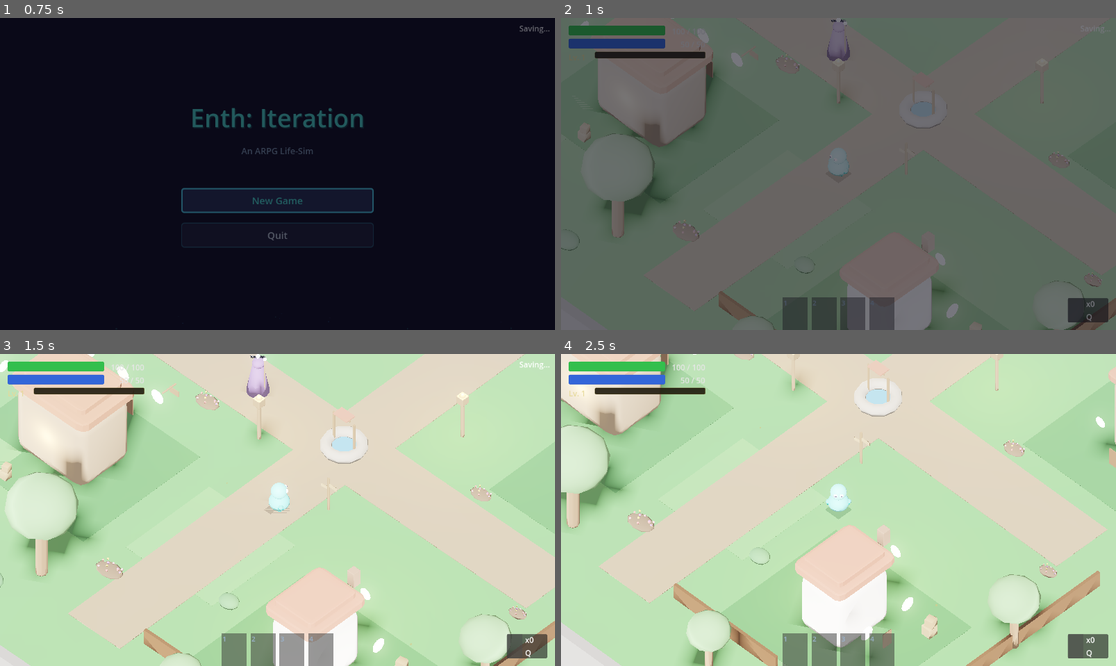
Above: before the commit, frames 1-4 (two rows, left to right).
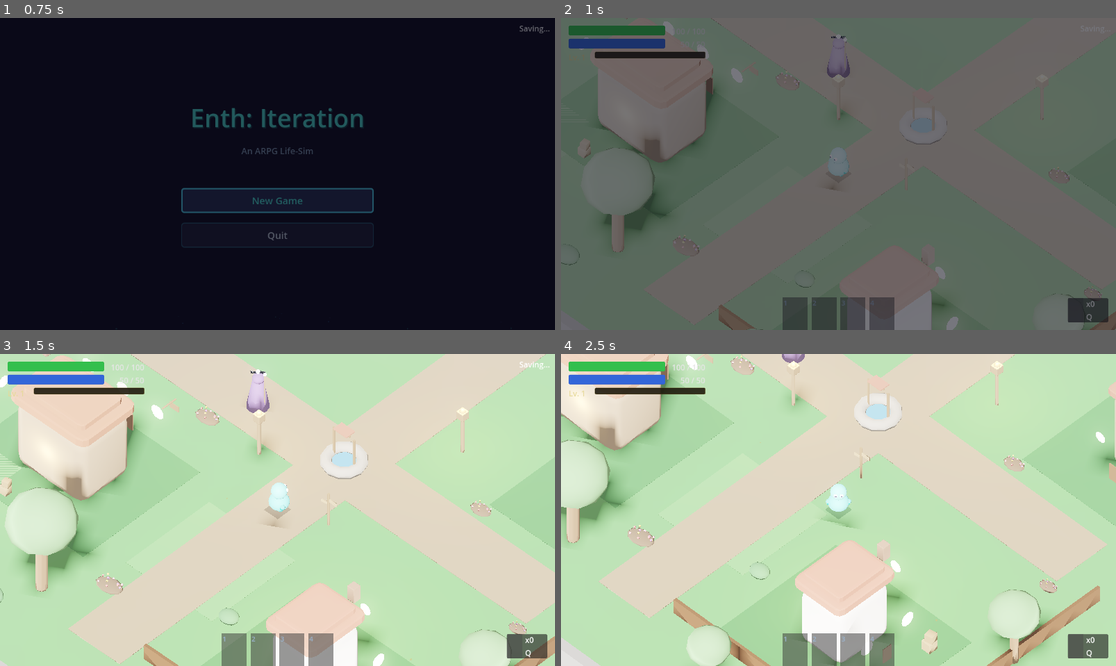
Above: after the commit, the same moments.

Repository: hwashburn1011/enth-iteration
Game: Godot game, scene res://scenes/main/MainMenu.tscn
Same seed, same stepped clock (60 frames per second), same inputs: the game is played once before the commit and once after it.
Inputs (mouse positions are in pixels of both pictures, inside the frame that each line leads up to):
- Up to frame 1 (0.75 s): click "New Game" at 0.5 s
- Up to frame 2 (1 s): no input
- Up to frame 3 (1.5 s): tap Enter at 1.25 s; move the mouse to (399, 494) at 1.27 s; hold D (move_right) from 1.28 s (still down); tap 1 (ability_1) at 1.35 s; click (399, 494) at 1.42 s
- Up to frame 4 (2.5 s): move the mouse to (727, 525) at 2.02 s; release D (move_right) at 2.03 s; hold S (move_back) from 2.03 s (still down); tap 2 (ability_2) at 2.1 s

Frame 1 is identical in both runs. In frame 2, 3.6% of the frame differs, in the area x 0-100%, y 0-100%; in frame 3, 22%; in frame 4, 23%.

Commit message:
fix: town boundary — thick StaticBody3D walls + ground collision
CSGBox3D use_collision was unreliable for thin walls (0.5 units) —
fast-moving player could clip through on a single frame.

Replaced with proper StaticBody3D collision walls (2 units thick)
positioned just outside the visual boundary walls. Covers all 4
sides with overlapping corners.

Added ground collision plane (StaticBody3D) to prevent any falling.

Co-Authored-By: Claude Opus 4.6 (1M context) <noreply@anthropic.com>

Diff:
--- a/scenes/town/town.gd
+++ b/scenes/town/town.gd
@@ -181,8 +181,9 @@
 	if geom == null:
 		return
 
-	# --- Boundary collision ---
+	# --- Boundary collision + ground collision ---
 	_add_boundary_collision()
+	_add_ground_collision()
 
 	# --- Dirt paths ---
 	_add_path(geom, Vector3(0, 0.01, 0), Vector3(3, 0.02, 30))
@@ -430,14 +431,35 @@
 
 
 func _add_boundary_collision() -> void:
-	# Town CSGBox3D boundaries are visual only — add StaticBody3D collision
-	var geom: Node3D = get_node_or_null("Geometry") as Node3D
-	if geom == null:
-		return
-	for dir: String in ["BoundaryNorth", "BoundarySouth", "BoundaryEast", "BoundaryWest"]:
-		var wall: CSGBox3D = geom.get_node_or_null(dir) as CSGBox3D
-		if wall and not wall.use_collision:
-			wall.use_collision = true
+	# Use thick StaticBody3D walls instead of thin CSG collision
+	# CSG use_collision is unreliable for thin walls with fast-moving characters
+	var boundary_data: Array[Array] = [
+		# [position, size] — thick walls surrounding town
+		[Vector3(0, 1, -20.5), Vector3(42, 3, 2)],    # North
+		[Vector3(0, 1, 20.5), Vector3(42, 3, 2)],     # South
+		[Vector3(20.5, 1, 0), Vector3(2, 3, 42)],     # East
+		[Vector3(-20.5, 1, 0), Vector3(2, 3, 42)],    # West
+	]
+	for data: Array in boundary_data:
+		var body: StaticBody3D = StaticBody3D.new()
+		var shape: CollisionShape3D = CollisionShape3D.new()
+		var box: BoxShape3D = BoxShape3D.new()
+		box.size = data[1] as Vector3
+		shape.shape = box
+		body.add_child(shape)
+		body.position = data[0] as Vector3
+		add_child(body)
+
+
+func _add_ground_collision() -> void:
+	var body: StaticBody3D = StaticBody3D.new()
+	var shape: CollisionShape3D = CollisionShape3D.new()
+	var box: BoxShape3D = BoxShape3D.new()
+	box.size = Vector3(42, 0.2, 42)
+	shape.shape = box
+	shape.position = Vector3(0, -0.1, 0)
+	body.add_child(shape)
+	add_child(body)
 
 
 func _add_fence(parent: Node3D, pos: Vector3, size: Vector3) -> void:
